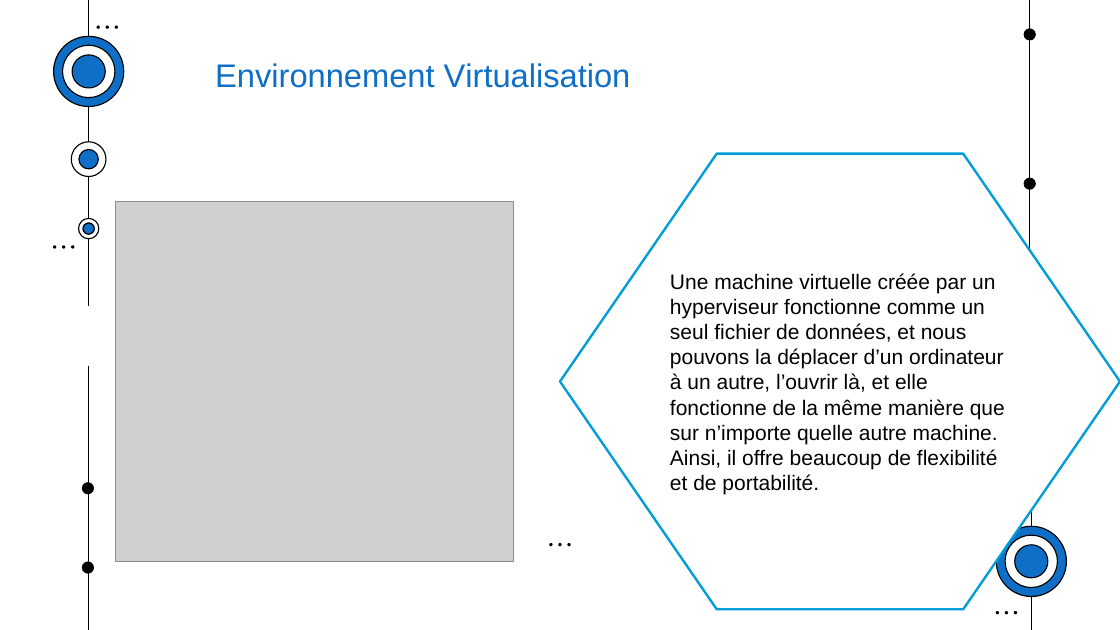
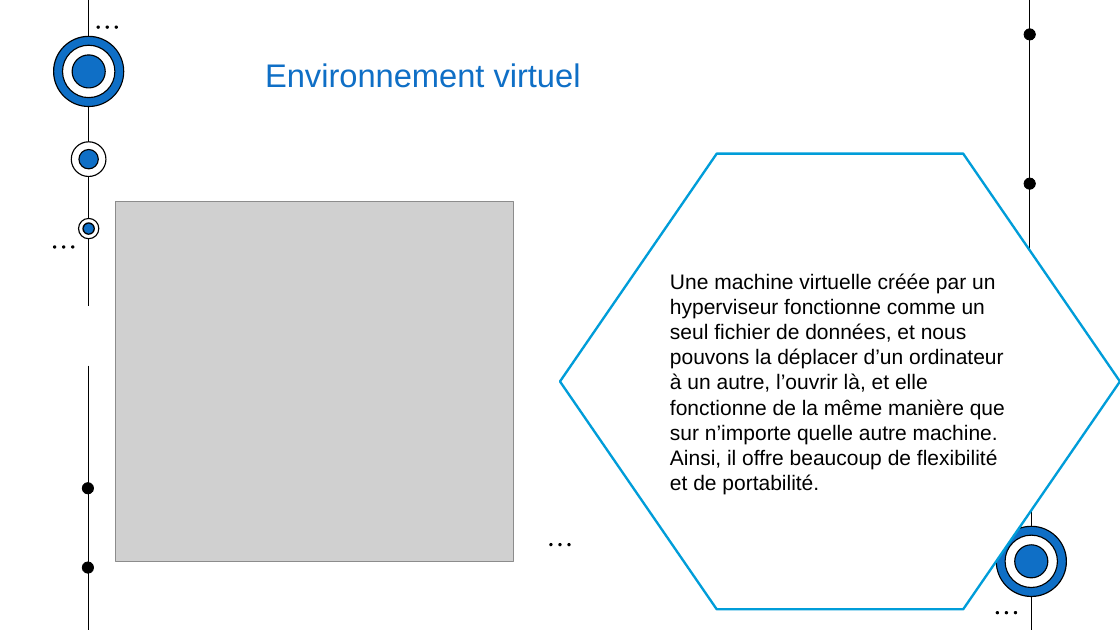
Before and after one commit to muhamedoufi/rapport-cloud, a slide deck: slide 8 of Presentation_cv.pptx. Drawn at 1120x630 pixels with LibreOffice and Linux fonts; fonts in the diff are those of the drawing; grey boxes stand for pictures. Boxes give left, top, right and bottom in pixels: in the first picture for what was removed or moved away, otherwise in the second. Text is boxed around its words. In the diff, an @@ line names an element or a change of style, - is before the commit and + after.

```diff
--- a/Presentation_cv.pptx
+++ b/Presentation_cv.pptx
@@ title at [265,63,581,88]: text changed @@
-Environnement Virtualisation
+Environnement virtuel
```
Also in this commit, not shown: 5 other slides changed, 1 slide added.
